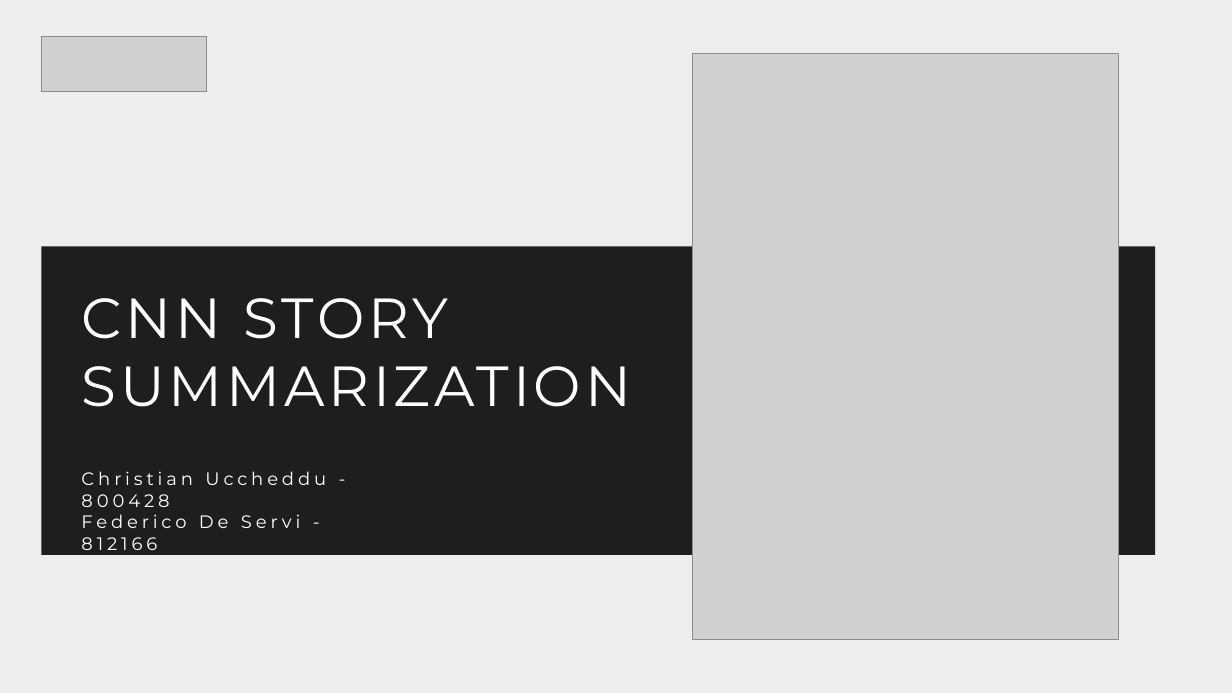
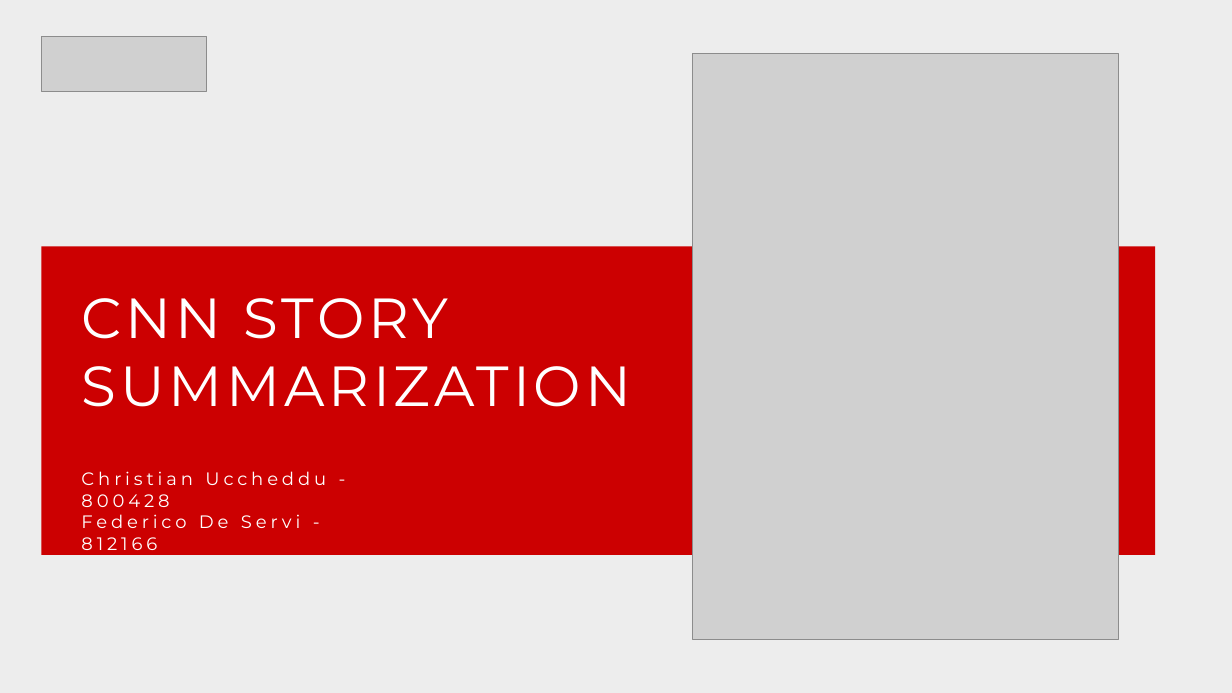
Before and after one commit to federicodeservi/TMS_project, a slide deck: slide 1 of presentation/presentation.pptx. Drawn at 1232x693 pixels with LibreOffice and Linux fonts; fonts in the diff are those of the drawing; grey boxes stand for pictures. Boxes give left, top, right and bottom in pixels: in the first picture for what was removed or moved away, otherwise in the second. Text is boxed around its words. In the diff, an @@ line names an element or a change of style, - is before the commit and + after.

```diff
--- a/presentation/presentation.pptx
+++ b/presentation/presentation.pptx
@@ rectangle at (x1=42, y1=247, x2=1155, y2=555): fill #1E1E1E to #CC0001 @@
```
Also in this commit, not shown: 9 other slides changed, 2 slides removed, 3 other files.
